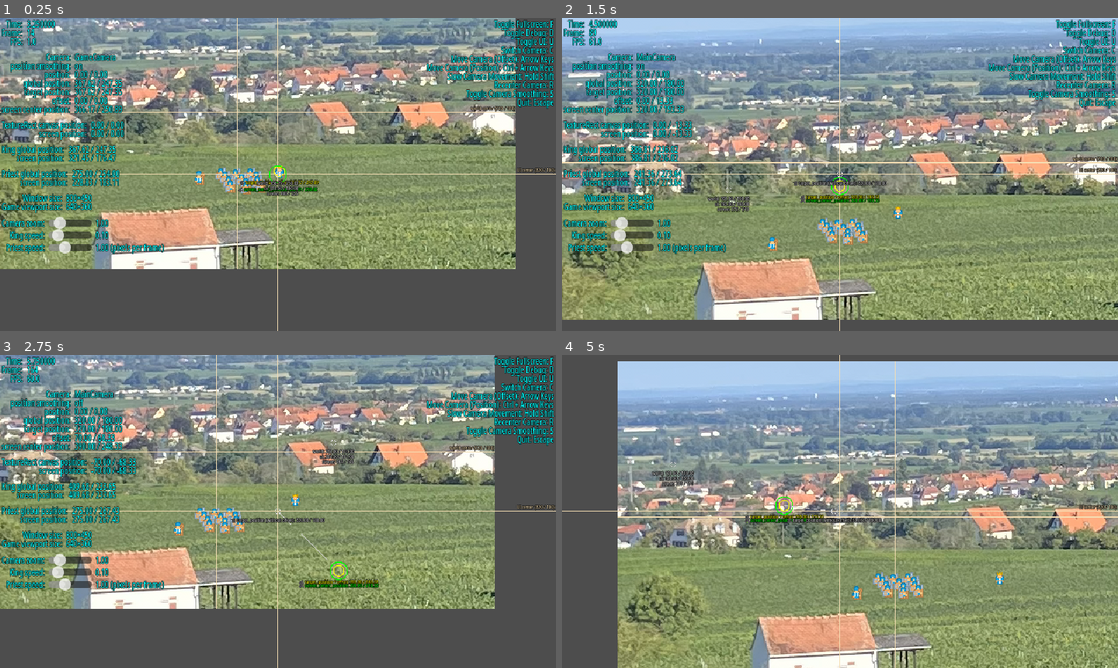
Above: before the commit, frames 1-4 (two rows, left to right).
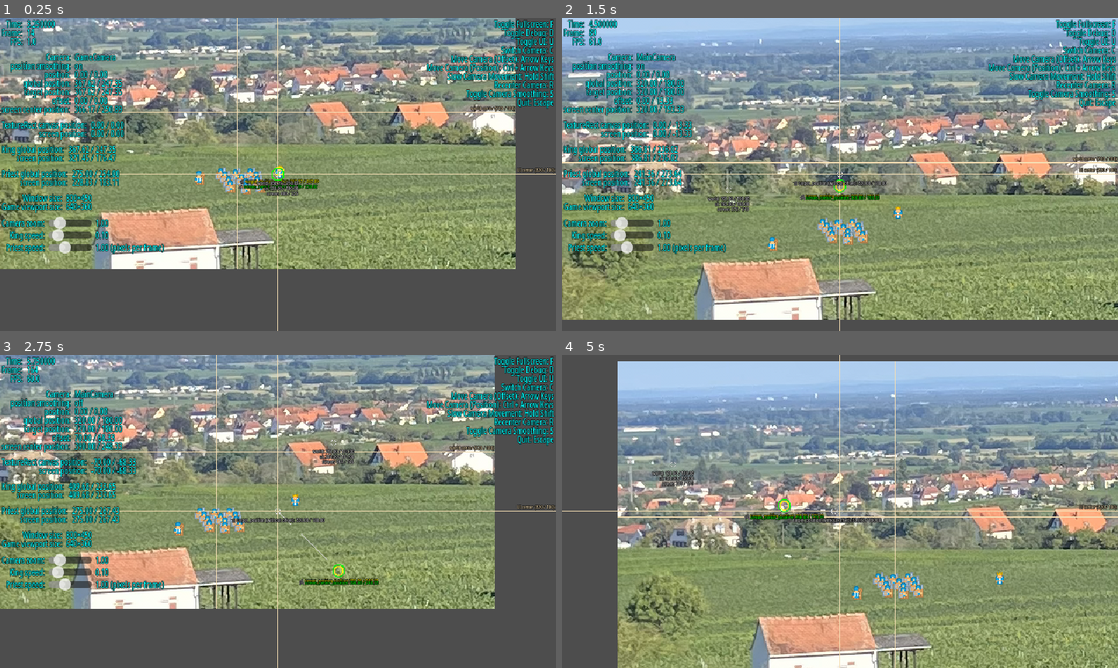
Above: after the commit, the same moments.

Repository: Toxe/godot-pixel-style
Game: Godot game, scene res://scenes/main.tscn
Same seed, same stepped clock (60 frames per second), same inputs: the game is played once before the commit and once after it.
Inputs (mouse positions are in pixels of both pictures, inside the frame that each line leads up to):
- Up to frame 1 (0.25 s): no input
- Up to frame 2 (1.5 s): tap Enter at 0.5 s; move the mouse to (962, 158) at 0.52 s; hold Right (ui_right) 0.53-1.28 s; hold R (recenter_camera) 0.53-1.28 s; move the mouse to (728, 190) at 1.27 s; hold Down (ui_down) from 1.28 s (still down); tap C (switch_camera) at 1.35 s
- Up to frame 3 (2.75 s): move the mouse to (333, 442) at 2.02 s; release Down (ui_down) at 2.03 s; hold Right (ui_right) from 2.03 s (still down); hold S (toggle_camera_smoothing) from 2.03 s (still down)
- Up to frame 4 (5 s): move the mouse to (812, 574) at 2.77 s; release Right (ui_right) at 2.78 s; release S (toggle_camera_smoothing) at 2.78 s; hold Up (ui_up) 2.78-3.53 s; tap U (toggle_ui) at 2.85 s; move the mouse to (1006, 558) at 3.52 s; hold Left (ui_left) from 3.53 s (still down); tap Shift at 3.6 s; move the mouse to (673, 464) at 4.27 s; tap Ctrl at 4.35 s

The runs differ from the first frame. In frame 1, 0.4% of the frame differs, in the area x 42-58%, y 47-56%; in frame 2, 0.4%; in frame 3, 0.4%; in frame 4, 0.4%.

Commit message:
Draw line from camera target to screen position

Diff:
--- a/PixelStyle/scenes/ui.gd
+++ b/PixelStyle/scenes/ui.gd
@@ -64,8 +64,9 @@
     DebugDraw.draw_axes(self, size / 2.0, "UI center", Color.WHEAT, Color.BLACK)
 
     var camera_target_position_plus_offset := camera_manager.current_camera.get_target_position() + camera_manager.current_camera.offset
-    DebugDraw.draw_labeled_circle(self, transform_world_to_ui_coords(camera_target_position_plus_offset), 6, Color.YELLOW, Color.BLACK, 1, ["🎥 target_position + offset: %s" % [Format.format_position(camera_target_position_plus_offset)]])
-    DebugDraw.draw_labeled_circle(self, transform_world_to_ui_coords(camera_manager.current_camera.get_screen_center_position()), 10, Color.GREEN, Color.BLACK, 1, ["🎥 screen_center_position: %s" % [Format.format_position(camera_manager.current_camera.get_screen_center_position())]])
+    DebugDraw.draw_labeled_circle(self, transform_world_to_ui_coords(camera_target_position_plus_offset), 5, Color.YELLOW, Color.BLACK, 1, ["🎥 target_position + offset: %s" % [Format.format_position(camera_target_position_plus_offset)]])
+    DebugDraw.draw_labeled_circle(self, transform_world_to_ui_coords(camera_manager.current_camera.get_screen_center_position()), 7, Color.GREEN, Color.BLACK, 1, ["🎥 screen_center_position: %s" % [Format.format_position(camera_manager.current_camera.get_screen_center_position())]])
+    draw_dashed_line(transform_world_to_ui_coords(camera_target_position_plus_offset), transform_world_to_ui_coords(camera_manager.current_camera.get_screen_center_position()), Color.GREEN, 0.5, 1, false)
 
     if !camera_manager.current_camera.position.is_zero_approx():
         var from := transform_world_to_ui_coords(camera_manager.current_camera.get_target_position() - camera_manager.current_camera.position)
